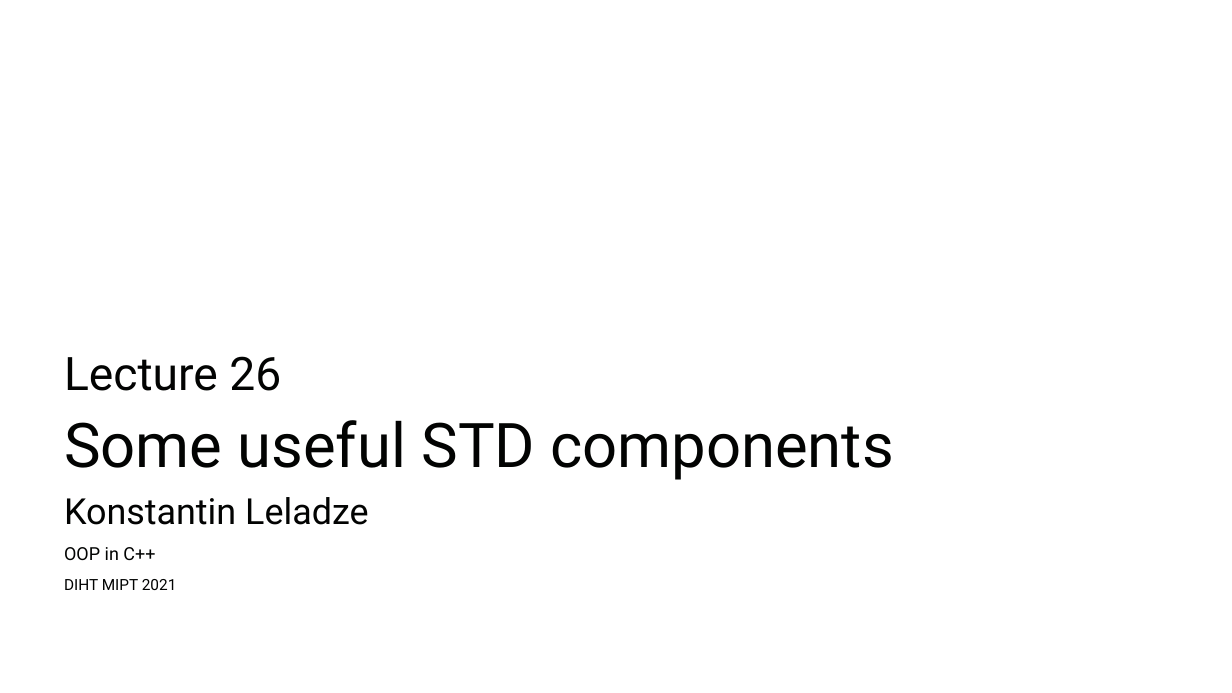
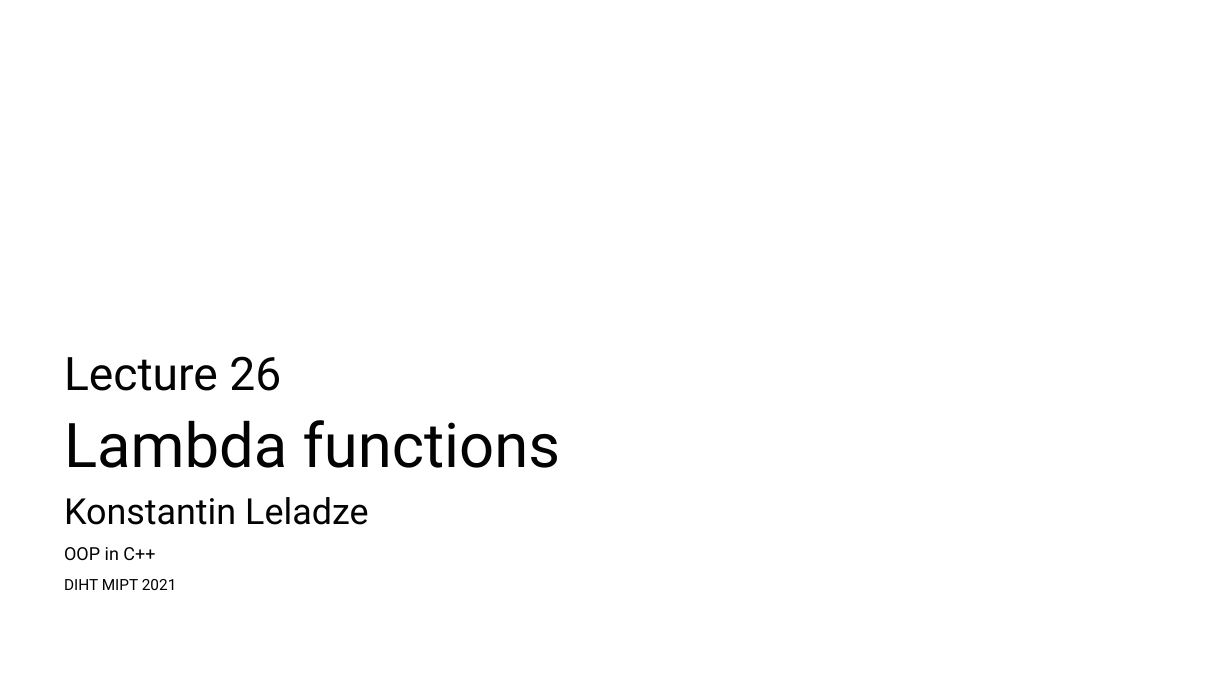
Before and after one commit to Costello1329/cpp-mipt-2021, a slide deck: slide 1 of lectures/lecture-26/draft.pptx. Drawn at 1232x693 pixels with LibreOffice and Linux fonts; fonts in the diff are those of the drawing; background and template pictures are left out. Boxes give left, top, right and bottom in pixels: in the first picture for what was removed or moved away, otherwise in the second. Text is boxed around its words. In the diff, an @@ line names an element or a change of style, - is before the commit and + after.

```diff
--- a/lectures/lecture-26/draft.pptx
+++ b/lectures/lecture-26/draft.pptx
@@ text at [64,420,560,468]: text changed @@
-Some useful STD components
+Lambda functions
```
Also in this commit, not shown: 1 other slide changed, 5 other files.
